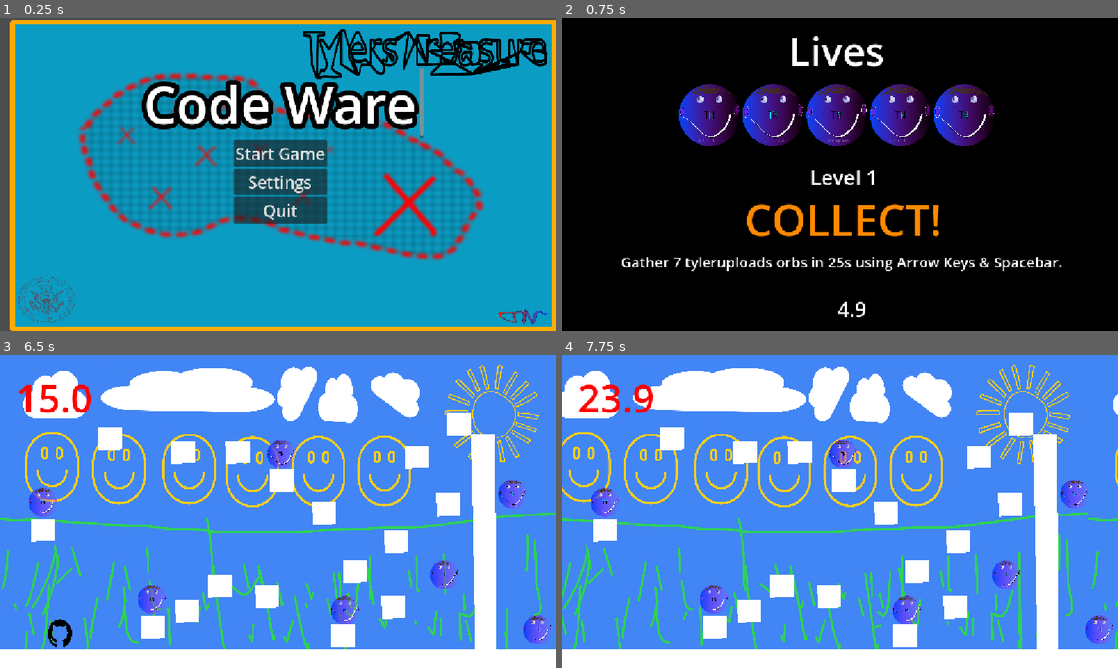
Above: before the commit, frames 1-4 (two rows, left to right).
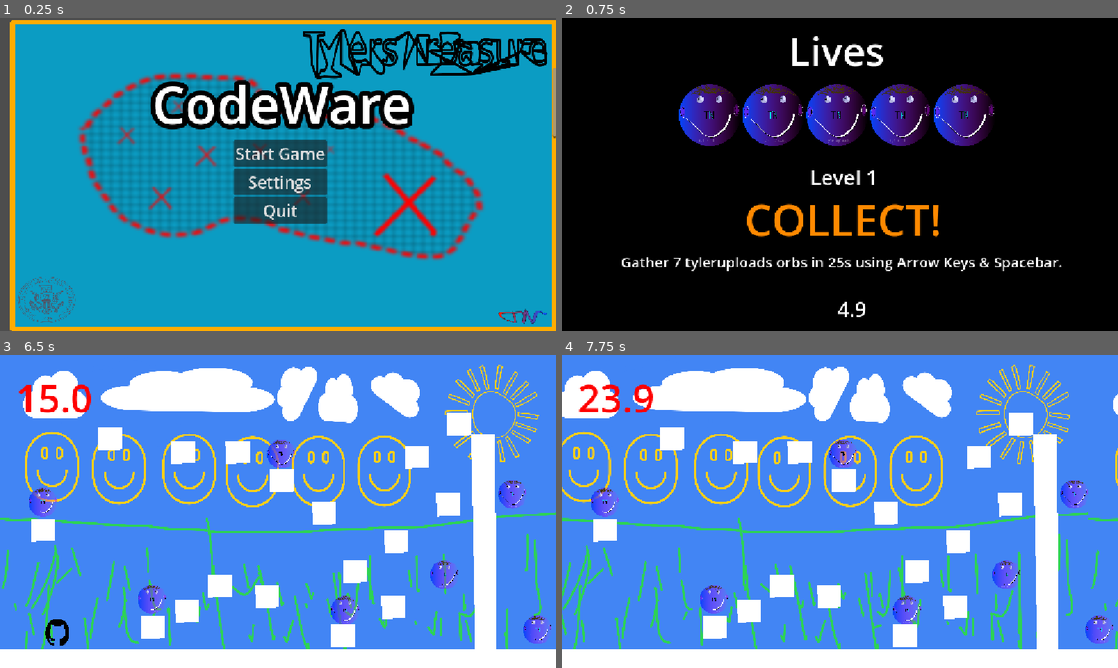
Above: after the commit, the same moments.

Repository: tyleruploads/code-ware
Game: Godot game, scene res://Scenes/title_screen.tscn
Same seed, same stepped clock (60 frames per second), same inputs: the game is played once before the commit and once after it.
Inputs (mouse positions are in pixels of both pictures, inside the frame that each line leads up to):
- Up to frame 1 (0.25 s): no input
- Up to frame 2 (0.75 s): click "Start Game" at 0.5 s
- Up to frame 3 (6.5 s): tap Enter (ui_accept) at 1.25, 1.52, 2.27, 2.75, 3.77, 4.52, 5.27, 5.75 s; move the mouse to (400, 495) at 1.27 s; hold Right (ui_right) 1.28-2.78 s; tap Alt every 1.5 s from 1.35 to 5.85 s; click (400, 495) at 1.42 s; move the mouse to (166, 527) at 2.02 s; tap Shift at 2.1, 3.6, 5.1 s; move the mouse to (333, 442) at 2.77 s; hold Left (ui_left) 2.78-3.53 s; move the mouse to (250, 574) at 3.52 s; hold Right (ui_right) 3.53-5.03 s; click (250, 574) at 3.67 s; move the mouse to (444, 558) at 4.27 s; move the mouse to (111, 464) at 5.02 s; hold Left (ui_left) 5.03-5.78 s; move the mouse to (305, 511) at 5.77 s; hold Right (ui_right) from 5.78 s (still down); click (305, 511) at 5.92 s
- Up to frame 4 (7.75 s): move the mouse to (756, 433) at 6.52 s; release Right (ui_right) at 6.53 s; hold Left (ui_left) from 6.53 s (still down); tap Shift at 6.6 s; tap Enter (ui_accept) at 6.77, 7.52 s; move the mouse to (962, 495) at 7.27 s; tap Alt at 7.35 s

The runs differ from the first frame. In frame 1, 5.0% of the frame differs, in the area x 25-100%, y 16-39%; in frame 2, nothing differs; in frame 3, 0.1%; in frame 4, nothing differs.

Commit message:
Add finish screen and update settings for faster speeeds and lower resource consumption

Diff:
--- /dev/null
+++ b/src/Scenes/credits_container.gd
@@ -0,0 +1,45 @@
+extends VBoxContainer
+
+@export var scroll_speed: float = 150 # PPS (Pixels Per Second)
+@export var start_delay: float = 3
+
+# Get the node with the script containing credits text attached to it
+@export var data_node: CreditsText
+
+var duplicate_box: VBoxContainer
+
+# Called when the node enters the scene tree for the first time.
+func _ready() -> void:
+	# Enable BBCode and set text
+	$RichTextLabel.bbcode_enabled = true
+	$RichTextLabel.text = data_node.credits_text
+
+	# Wait one frame for layout to finish calculation
+	await get_tree().process_frame
+
+	# Create copy of container to follow right under
+	duplicate_box = self.duplicate()
+	# Strip script from duplicate (no infinite stacking!)
+	duplicate_box.set_script(null)
+	get_parent().add_child.call_deferred(duplicate_box)
+
+	# Put duplicate box right under original
+	duplicate_box.position.y = size.y
+
+	start_loop()
+
+func start_loop() -> void:
+	var total_height: float = size.y
+	var duration: float = total_height / scroll_speed
+
+	# Reset positions
+	position.y = 0
+	duplicate_box.position.y = total_height
+
+	# Animate both containers
+	var tween: Tween = create_tween()
+	tween.tween_property(self, "position:y", -total_height, duration)
+	tween.parallel().tween_property(duplicate_box, "position:y", 0.0, duration)
+
+	# Restart this function!
+	tween.tween_callback(start_loop)
--- /dev/null
+++ b/src/Scenes/finish_screen.tscn
@@ -0,0 +1,188 @@
+[gd_scene format=3 uid="uid://g2kq272174ss"]
+
+[ext_resource type="Texture2D" uid="uid://cfg3lxeqhe5c2" path="res://third-party-assets/black-color.png" id="1_p6faf"]
+[ext_resource type="Script" uid="uid://cig8d5eqdvrv" path="res://Scenes/credits_container.gd" id="2_erjf3"]
+[ext_resource type="Script" uid="uid://c0jglolx5umca" path="res://credits_text.gd" id="3_5dik1"]
+
+[sub_resource type="Gradient" id="Gradient_p6faf"]
+interpolation_mode = 1
+interpolation_color_space = 1
+offsets = PackedFloat32Array(0, 0.32228917, 0.55421686, 0.8192771, 1)
+colors = PackedColorArray(1, 0, 0, 1, 0, 1, 0, 1, 0, 0, 1, 1, 1, 1, 0, 1, 1, 1, 1, 1)
+
+[sub_resource type="GradientTexture1D" id="GradientTexture1D_5dik1"]
+gradient = SubResource("Gradient_p6faf")
+
+[sub_resource type="ParticleProcessMaterial" id="ParticleProcessMaterial_i2610"]
+particle_flag_disable_z = true
+emission_shape = 1
+emission_sphere_radius = 128.0
+angle_min = -28.2
+angle_max = 236.0
+initial_velocity_min = 1000.0
+initial_velocity_max = 1000.0
+angular_velocity_min = -720.0
+angular_velocity_max = -720.0
+orbit_velocity_min = 1000.0
+orbit_velocity_max = 1000.0
+gravity = Vector3(10000, 2000, 0)
+linear_accel_min = 100.0
+linear_accel_max = 100.0
+color_initial_ramp = SubResource("GradientTexture1D_5dik1")
+hue_variation_min = -1.0
+hue_variation_max = -0.72
+anim_speed_min = 128.0
+anim_speed_max = 128.0
+anim_offset_max = 0.68
+
+[sub_resource type="GradientTexture1D" id="GradientTexture1D_epu05"]
+gradient = SubResource("Gradient_p6faf")
+
+[sub_resource type="ParticleProcessMaterial" id="ParticleProcessMaterial_d3xbs"]
+particle_flag_disable_z = true
+emission_shape = 1
+emission_sphere_radius = 128.0
+angle_min = -720.0
+angle_max = -488.0
+initial_velocity_min = 1000.0
+initial_velocity_max = 1000.0
+angular_velocity_min = -720.0
+angular_velocity_max = -720.0
+orbit_velocity_min = 1000.0
+orbit_velocity_max = 1000.0
+gravity = Vector3(10000, 2000, 0)
+linear_accel_min = 100.0
+linear_accel_max = 100.0
+color_initial_ramp = SubResource("GradientTexture1D_epu05")
+hue_variation_min = -1.0
+hue_variation_max = 1.0
+anim_speed_min = 128.0
+anim_speed_max = 128.0
+anim_offset_min = 1.0
+anim_offset_max = 1.0
+
+[sub_resource type="GradientTexture1D" id="GradientTexture1D_d17ky"]
+gradient = SubResource("Gradient_p6faf")
+
+[sub_resource type="ParticleProcessMaterial" id="ParticleProcessMaterial_yrhbd"]
+particle_flag_disable_z = true
+emission_shape = 1
+emission_sphere_radius = 128.0
+angle_min = -720.0
+angle_max = -488.0
+initial_velocity_min = 1000.0
+initial_velocity_max = 1000.0
+angular_velocity_min = -720.0
+angular_velocity_max = -720.0
+orbit_velocity_min = 1000.0
+orbit_velocity_max = 1000.0
+gravity = Vector3(10000, 2000, 0)
+linear_accel_min = 100.0
+linear_accel_max = 100.0
+color_initial_ramp = SubResource("GradientTexture1D_d17ky")
+hue_variation_min = -1.0
+hue_variation_max = 1.0
+anim_speed_min = 128.0
+anim_speed_max = 128.0
+anim_offset_min = 1.0
+anim_offset_max = 1.0
+
+[sub_resource type="GradientTexture1D" id="GradientTexture1D_1r3cj"]
+gradient = SubResource("Gradient_p6faf")
+
+[sub_resource type="ParticleProcessMaterial" id="ParticleProcessMaterial_w7t6u"]
+particle_flag_disable_z = true
+emission_shape = 1
+emission_sphere_radius = 128.0
+angle_min = -720.0
+angle_max = -488.0
+initial_velocity_min = 1000.0
+initial_velocity_max = 1000.0
+angular_velocity_min = -720.0
+angular_velocity_max = -720.0
+orbit_velocity_min = 1000.0
+orbit_velocity_max = 1000.0
+gravity = Vector3(10000, 2000, 0)
+linear_accel_min = 100.0
+linear_accel_max = 100.0
+color_initial_ramp = SubResource("GradientTexture1D_1r3cj")
+hue_variation_min = -1.0
+hue_variation_max = 1.0
+anim_speed_min = 128.0
+anim_speed_max = 128.0
+anim_offset_min = 1.0
+anim_offset_max = 1.0
+
+[node name="finish_screen" type="Node2D" unique_id=426009476]
+
+[node name="TextureRect" type="TextureRect" parent="." unique_id=86136942]
+offset_right = 1156.0
+offset_bottom = 648.0
+texture = ExtResource("1_p6faf")
+
+[node name="Node2D" type="Node2D" parent="." unique_id=1169906673]
+
+[node name="CPUParticles2D" type="GPUParticles2D" parent="Node2D" unique_id=1667955241]
+position = Vector2(594.00006, 403.99997)
+scale = Vector2(5, 5)
+skew = -0.55152404
+amount = 50000
+lifetime = 0.06999999999999999
+speed_scale = 3.0
+fract_delta = false
+draw_order = 0
+trail_lifetime = 0.01
+process_material = SubResource("ParticleProcessMaterial_i2610")
+
+[node name="CPUParticles2D2" type="GPUParticles2D" parent="Node2D" unique_id=961968157]
+position = Vector2(913, 301)
+scale = Vector2(5, 5)
+skew = -0.55152404
+amount = 50000
+lifetime = 0.06999999999999999
+speed_scale = 3.0
+fract_delta = false
+draw_order = 0
+trail_lifetime = 0.01
+process_material = SubResource("ParticleProcessMaterial_d3xbs")
+
+[node name="CPUParticles2D3" type="GPUParticles2D" parent="Node2D" unique_id=462443518]
+position = Vector2(116.00006, 326)
+scale = Vector2(5, 5)
+skew = -0.55152404
+amount = 50000
+lifetime = 0.06999999999999999
+speed_scale = 3.0
+fract_delta = false
+draw_order = 0
+trail_lifetime = 0.01
+process_material = SubResource("ParticleProcessMaterial_yrhbd")
+
+[node name="CPUParticles2D4" type="GPUParticles2D" parent="Node2D" unique_id=2049509030]
+position = Vector2(432.99997, 457.99997)
+scale = Vector2(5, 5)
+skew = -0.55152404
+amount = 50000
+lifetime = 0.06999999999999999
+speed_scale = 3.0
+fract_delta = false
+draw_order = 0
+trail_lifetime = 0.01
+process_material = SubResource("ParticleProcessMaterial_w7t6u")
+
+[node name="CreditsContainer" type="VBoxContainer" parent="." unique_id=1426400003 node_paths=PackedStringArray("data_node")]
+offset_right = 1164.0
+offset_bottom = 969.0
+script = ExtResource("2_erjf3")
+data_node = NodePath("../Node")
+
+[node name="RichTextLabel" type="RichTextLabel" parent="CreditsContainer" unique_id=551846927]
+layout_mode = 2
+theme_override_font_sizes/normal_font_size = 12
+bbcode_enabled = true
+fit_content = true
+horizontal_alignment = 1
+metadata/_edit_lock_ = true
+
+[node name="Node" type="Node" parent="." unique_id=257383412]
+script = ExtResource("3_5dik1")
--- a/src/Scenes/level_screen.gd
+++ b/src/Scenes/level_screen.gd
@@ -30,14 +30,14 @@
 	else:
 		level.text = ""
 		prompt.text = "GAME COMPLETE"
-		description.text = "Heading home."
-		print("Game complete! Heading home.")
+		description.text = "The end is infinite :D!"
+		print("Game complete!")
 
 		# Reset game
 		Global.minigames_done = 0
 
-		await Timer(5.0)
-		get_tree().change_scene_to_file("res://Scenes/title_screen.tscn")
+		await Timer(3.0)
+		get_tree().change_scene_to_file("res://Scenes/finish_screen.tscn")
 
 func _process(delta: float) -> void: # runs every frame
 	if Global.lives <= 0:
--- a/src/Scenes/title_screen.tscn
+++ b/src/Scenes/title_screen.tscn
@@ -16,14 +16,15 @@
 
 [node name="Title" type="RichTextLabel" parent="." unique_id=1201816605]
 clip_contents = false
-offset_left = 297.0
+offset_left = 22.0
 offset_top = 104.0
-offset_right = 878.0
+offset_right = 1153.0
 offset_bottom = 248.0
 theme_override_constants/outline_size = 40
 theme_override_font_sizes/normal_font_size = 108
-text = "Code Ware
+text = "CodeWare
 "
+horizontal_alignment = 1
 
 [node name="VBoxContainer" type="VBoxContainer" parent="." unique_id=858153307]
 offset_left = 484.0
--- /dev/null
+++ b/src/credits_text.gd
@@ -0,0 +1,57 @@
+# This script stores the very long credits text for the end!
+
+extends Node
+class_name CreditsText
+@export_multiline var credits_text = """
+[font_size=86]GAME COMPLETE![/font_size]
+[font_size=28]By Tyler N. (@tyleruploads) 2026[/font_size]
+
+[font_size=20]
+# Software & Asset License Agreement
+
+This repository contains work subject to different licences depending on their type and location within the directory tree.
+
+---
+
+# 1. Source Code - MIT License
+
+Unless explicitly noted, all original software, scripts, scene logic, GDScript code files located under the `/src` directory (excluding `/src/addons` and `/src/thid-party-assets`) are released under the **MIT License**.
+
+```text
+Copyright (c) 2026 Tyler N. <https://github.com/tyleruploads>
+
+Permission is hereby granted, free of charge, to any person obtaining a copy of this software and associated documentation files (the “Software”), to deal in the Software without restriction, including without limitation the rights to use, copy, modify, merge, publish, distribute, sublicense, and/or sell copies of the Software, and to permit persons to whom the Software is furnished to do so, subject to the following conditions:
+
+The above copyright notice and this permission notice shall be included in all copies or substantial portions of the Software.
+
+THE SOFTWARE IS PROVIDED “AS IS”, WITHOUT WARRANTY OF ANY KIND, EXPRESS OR IMPLIED, INCLUDING BUT NOT LIMITED TO THE WARRANTIES OF MERCHANTABILITY, FITNESS FOR A PARTICULAR PURPOSE AND NONINFRINGEMENT. IN NO EVENT SHALL THE AUTHORS OR COPYRIGHT HOLDERS BE LIABLE FOR ANY CLAIM, DAMAGES OR OTHER LIABILITY, WHETHER IN AN ACTION OF CONTRACT, TORT OR OTHERWISE, ARISING FROM, OUT OF OR IN CONNECTION WITH THE SOFTWARE OR THE USE OR OTHER DEALINGS IN THE SOFTWARE.
+```
+
+# 2. Original Game Assets (/src/assets) - CC-BY 4.0
+
+All creative artwork, visual assets, and media assets located inside the `/src/assets` directory (excluding third-party assets noted below) are licensed under the Creative Commons Attribution 4.0 International License (CC-BY 4.0).
+
+You are free to share and adapt these assets for any purpose, including commericially, provided you give appropriate credit to Tyler N. (@tyleruploads) with a link to [https://github.com/tyleruploads](https://github.com/tyleruploads).
+
++ **Full Legal Text:** [https://creativecommons.org/licenses/by/4.0/legalcode](https://creativecommons.org/licenses/by/4.0/legalcode)
+
+# 3. Metadata & Branding (src/meta) - CC0 1.0 (Public Domain Dedication)
+
+All profile pictures, avatars, logos, and meta graphics located at `/src/meta` are dedicated to the public domain under the CC0 1.0 Universal (CC0 1.0) Public Domain Dedication.
+
+No copyright or branding rights are reserved. Anyone is free to use, copy, modify, or distribute these profile pictures and meta graphics for any purpose without requiring permission or attribution.
+
++ **Full legal text:** [https://creativecommons.org/publicdomain/zero/1.0/](https://creativecommons.org/publicdomain/zero/1.0/)
+
+# 4. Third-Party Assets (/src/third-party-assets) & Addons (/src/addons) - No Claim / Original Licenses
+
+No copyright, ownership, or exclusive rights are claimed by the maintainers of this repository over any assets located in `/src/third-party-assets` or addons located in `/src/addons`.
+
++ All assets and plugins retain their respective original third-party licenses, public domain dedications, or open-source terms.
++ Basic geometric shapes, solid-color utility textures, and unoriginal utility graphs located in the `/src/third-party-assets` directory are uncopyrightable under public domain / CC0 standards.
+
+# 5. Auto-Generated & Build Artifacts
+
+This project contains automatically generated engine files, import configuration files, and build artifacts (such as .import files). These files are automatically created by engine processes and are not subject to copyright or additional licensing restrictions under this repository.
+[/font_size]
+"""
--- a/src/project.godot
+++ b/src/project.godot
@@ -29,6 +29,7 @@
 
 [physics]
 
+common/physics_ticks_per_second=30
 3d/physics_engine="Jolt Physics"
 
 [rendering]
@@ -37,4 +38,5 @@
 rendering_device/driver.windows="d3d12"
 renderer/rendering_method="gl_compatibility"
 renderer/rendering_method.mobile="gl_compatibility"
+driver/threads/thread_model=2
 textures/vram_compression/import_etc2_astc=true
Not shown, added: src/Scenes/credits_container.gd.uid
Not shown, added: src/credits_text.gd.uid
